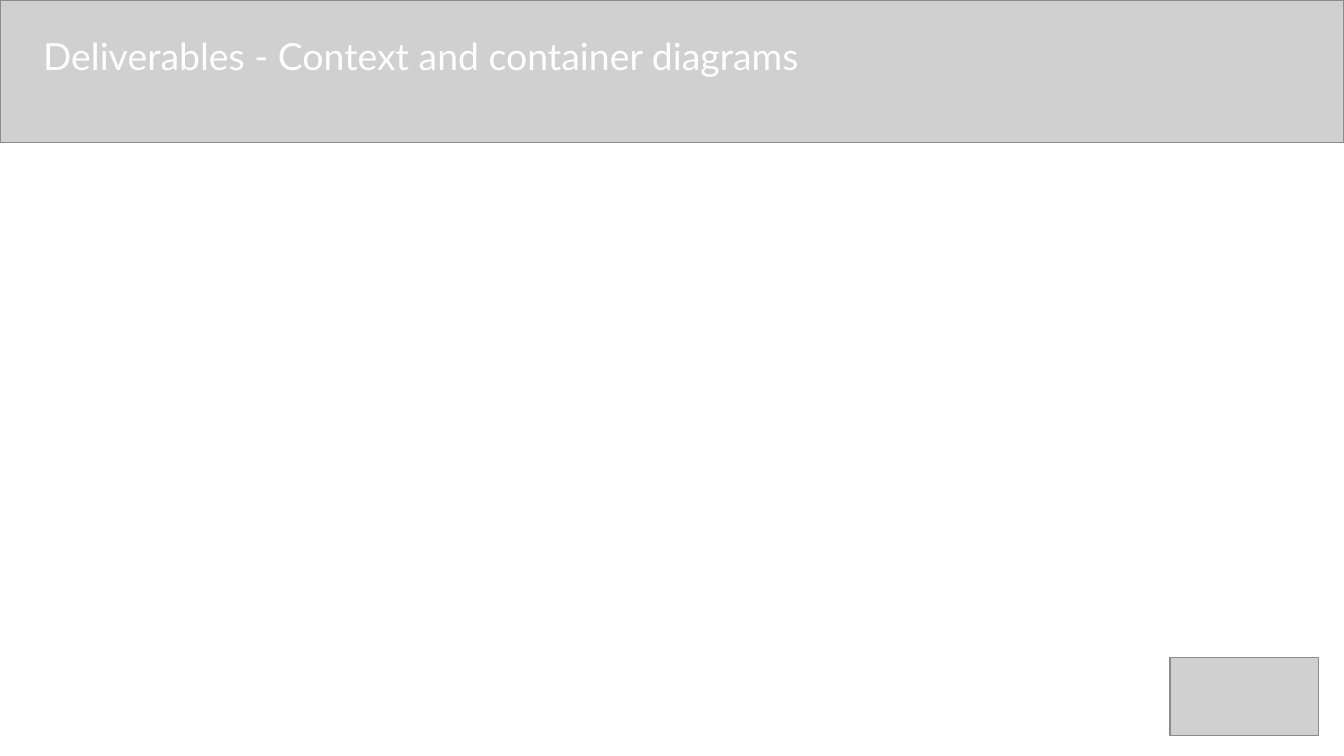
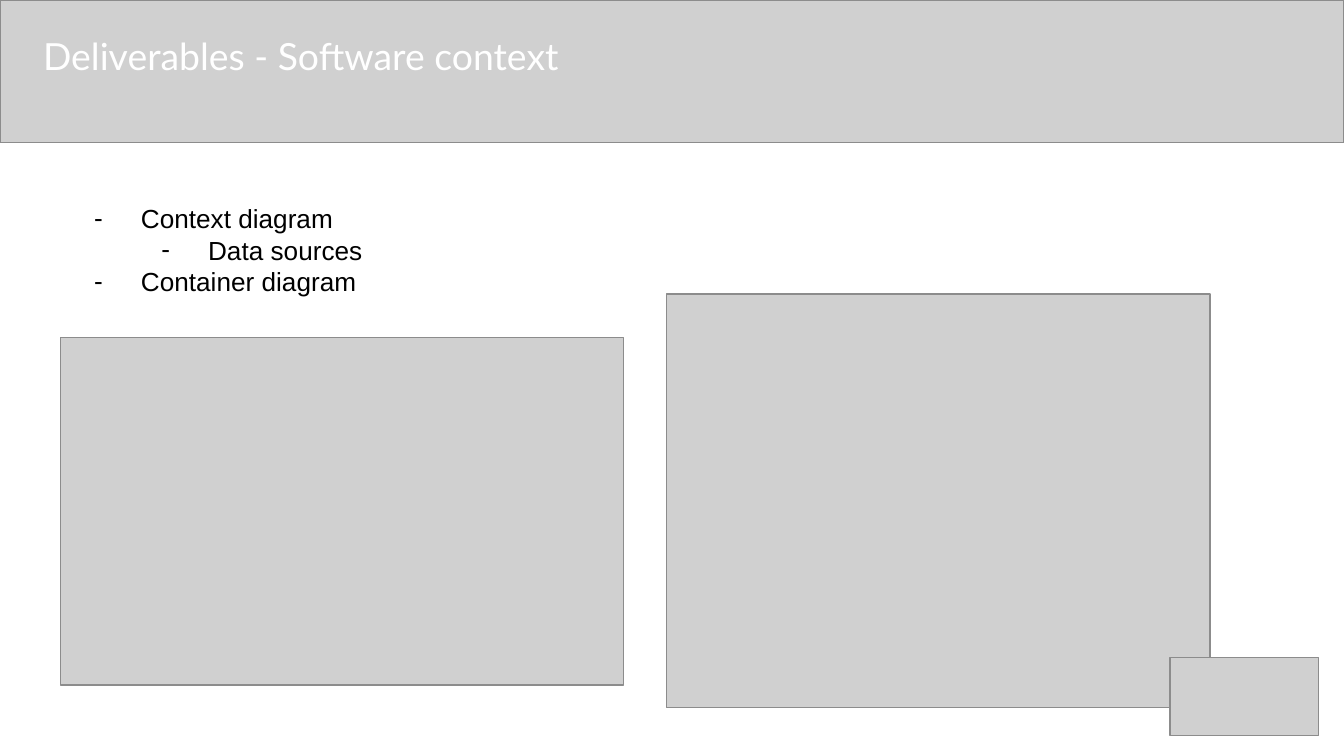
Before and after one commit to quantifiedstudent/QS-Docs, a slide deck: slide 4 of QS - Sprint 2 delivery 8-6-2022.pptx. Drawn at 1344x756 pixels with LibreOffice and Linux fonts; fonts in the diff are those of the drawing; grey boxes stand for pictures. Boxes give left, top, right and bottom in pixels: in the first picture for what was removed or moved away, otherwise in the second. Text is boxed around its words. In the diff, an @@ line names an element or a change of style, - is before the commit and + after.

```diff
--- a/QS - Sprint 2 delivery 8-6-2022.pptx
+++ b/QS - Sprint 2 delivery 8-6-2022.pptx
@@ text at [43,43,558,70]: text changed @@
-Deliverables - Context and container diagrams
+Deliverables - Software context
@@ text added at [141,209,363,297], 14 pt, text #000000 @@
+– Context diagram
+  – Data sources
+– Container diagram
@@ picture added at [667,294,1211,708] @@
@@ picture added at [60,337,624,685] @@
```
Also in this commit, not shown: 3 other slides changed, 8 slides added, 2 slides removed, 26 other files.
